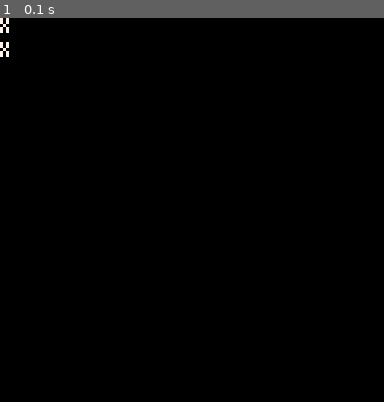
Above: before the commit, frame 1.
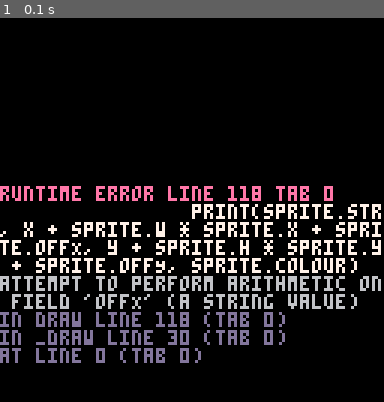
Above: after the commit, the same moment.

Repository: hypercube143/picoasciijam2026
Game: PICO-8 cartridge picoasciijam2016.p8
The game is run twice, just before and just after one commit, with the same random seed, the same clock (stepped at 60 frames per second) and the same inputs.
Inputs:
- Up to frame 1 (0.1 s): no input

The runs differ from the first frame. In frame 1, 12% of the frame differs, in the area x 0-100%, y 0-90%.
Error after the commit: runtime error line 118 tab 0; print(sprite.str, x + sprite.w * sprite.x + sprite.offX, y + sprite.h * sprite.y + sprite.offY, sprite.colour); attempt to perfor…

Commit message:
Update picoasciijam2016.p8

Diff:
--- a/picoasciijam2016.p8
+++ b/picoasciijam2016.p8
@@ -90,11 +90,12 @@
 end
 -----
 
-function s(str, colour, x, y, id)
+function s(str, colour, x, y, offX, offY, id)
     return {
         str = str, colour = colour,
         w = 8, h = 8,
         x = x, y = y,
+        offX = offX, offY = offY,
         globalX = nil, globalY = nil,
         id = id,
     }
@@ -117,7 +118,7 @@
         id = id,
         draw = function()
             for sprite in all(mega_tx) do
-                print(sprite.str, x + sprite.w * sprite.x, y + sprite.h * sprite.y, sprite.colour)
+                print(sprite.str, x + sprite.w * sprite.x + sprite.offX, y + sprite.h * sprite.y + sprite.offY, sprite.colour)
             end
 
         end,
